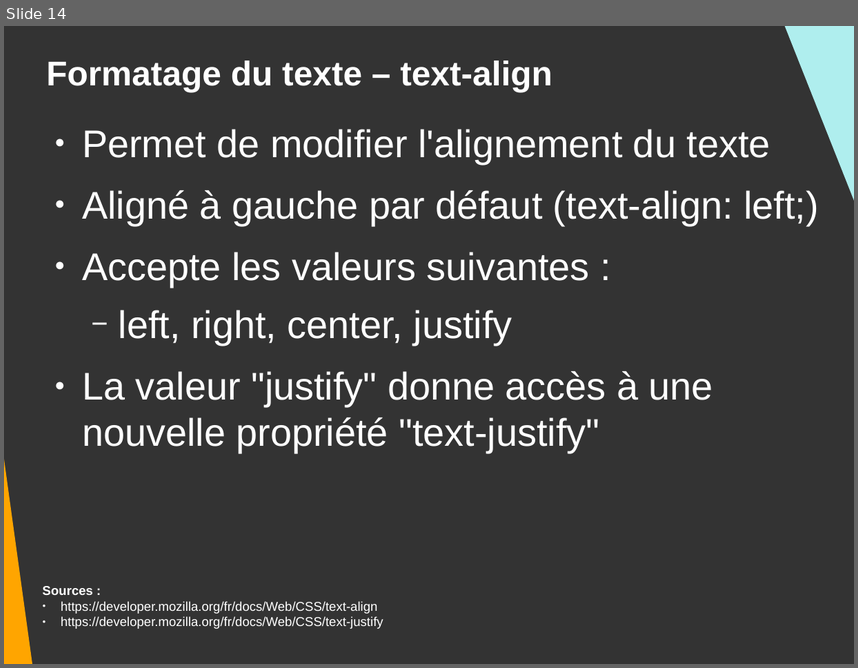
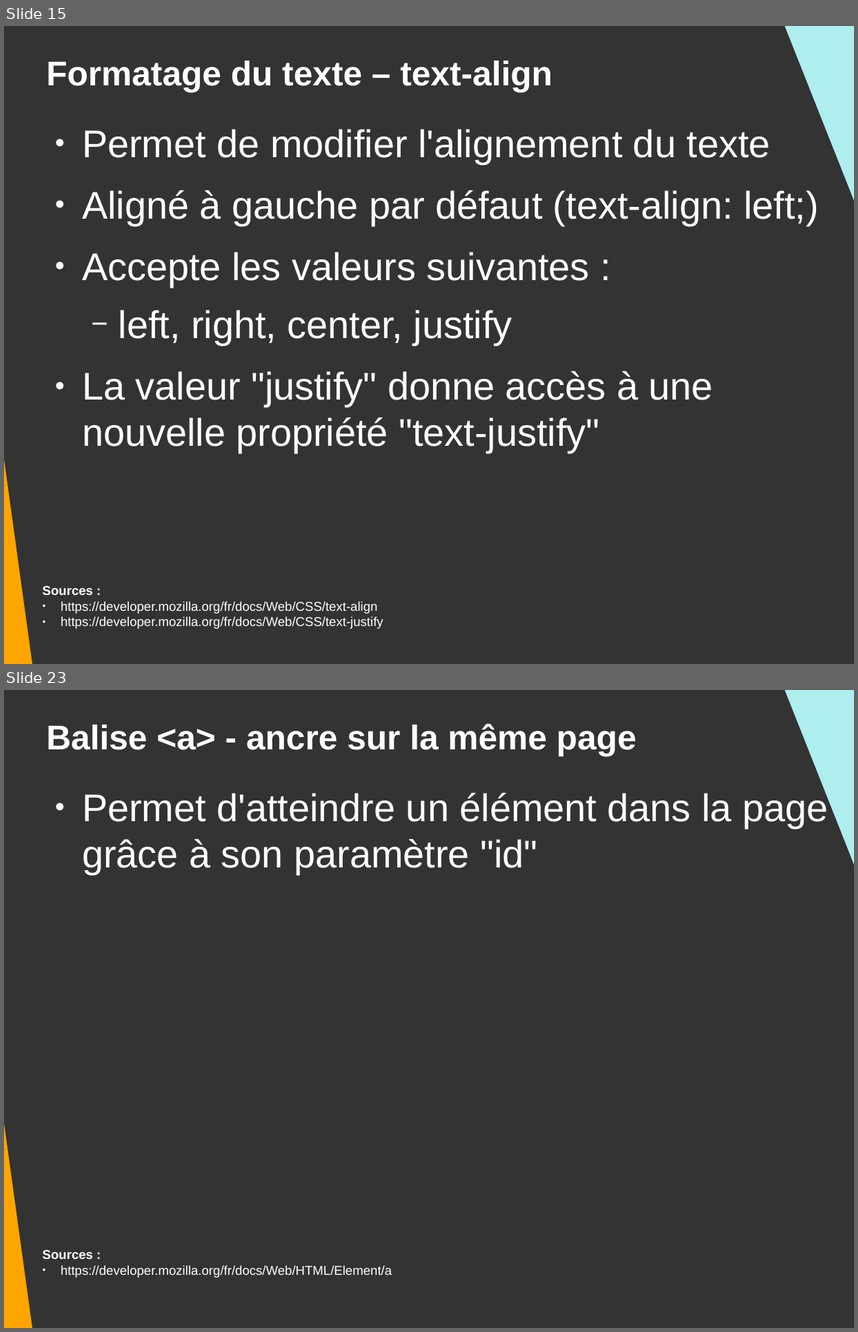
Before and after one commit to DanYellow/presentations, a slide deck: mmi/html/travaux-pratiques/numero-3/presentation.odp. Shown one above the other, each under a label of ours: slide 14 before the commit, slides 15 and 23 after it; the slides between them are not shown. The pictures are 858x668 and 858x1332 pixels, drawn with LibreOffice and Linux fonts; fonts in the diff are those of the drawing. Boxes give left, top, right and bottom in pixels: in the first picture for what was removed or moved away, otherwise in the second. Text is boxed around its words. In the diff, an @@ line names an element or a change of style, - is before the commit and + after.

```diff
--- a/mmi/html/travaux-pratiques/numero-3/presentation.odp
+++ b/mmi/html/travaux-pratiques/numero-3/presentation.odp
@@ slide 23 added at [4,690,854,1328], background #333333 @@
@@ right triangle added at [775,690,854,996], fill #AFEEEE @@
@@ title added at [46,724,637,756], 32 pt, text #FFFFFF, bold @@
+Balise <a> - ancre sur la même page
@@ right triangle added at [4,789,35,1328], fill #FFA500 @@
@@ text added at [82,791,828,874], 36 pt, text #FFFFFF @@
+● Permet d'atteindre un élément dans la page grâce à son paramètre "id"
@@ text added at [43,1250,392,1277], 12 pt, text #FFFFFF @@
+Sources :
+● https://developer.mozilla.org/fr/docs/Web/HTML/Element/a
@@ what was slide 14 is now slide 15 @@
```
Also in this commit, not shown: 9 slides changed, 15 other slides added, 6 other files.
